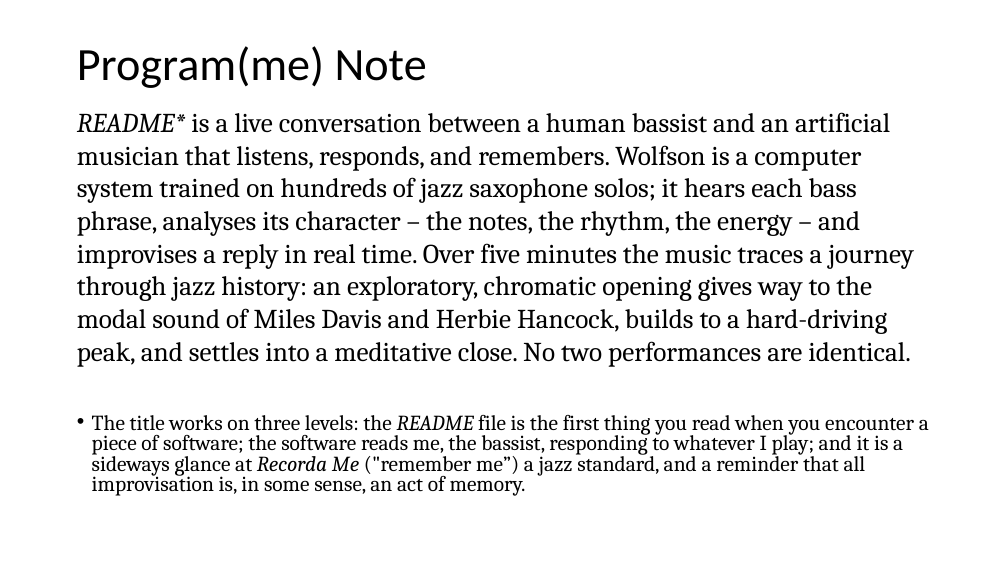
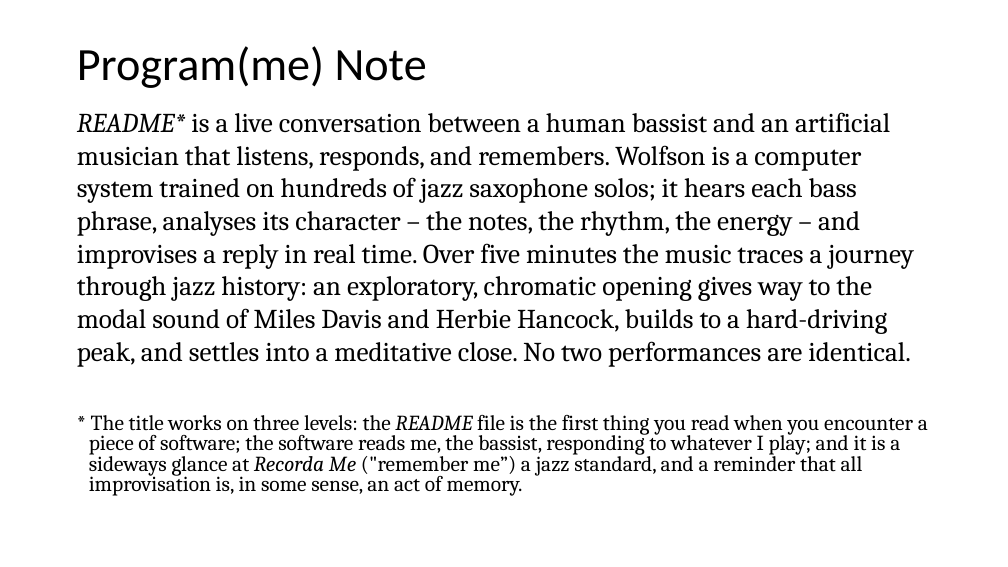
Before and after one commit to davidderoure/wolfson, a slide deck: slide 3 of docs/wolfson.pptx. Drawn at 1008x567 pixels with LibreOffice and Linux fonts; fonts in the diff are those of the drawing. Boxes give left, top, right and bottom in pixels: in the first picture for what was removed or moved away, otherwise in the second. Text is boxed around its words. In the diff, an @@ line names an element or a change of style, - is before the commit and + after.

```diff
--- a/docs/wolfson.pptx
+++ b/docs/wolfson.pptx
@@ text at (89, 415, 928, 496): text changed @@
-• The title works on three levels: the README file is the first thing you read when you encounter a piece of software; the software reads me, the bassist, responding to whatever I play; and it is a sideways glance at Recorda Me ("remember me”) a jazz standard, and a reminder that all improvisation is, in some sense, an act of memory.
+* The title works on three levels: the README file is the first thing you read when you encounter a piece of software; the software reads me, the bassist, responding to whatever I play; and it is a sideways glance at Recorda Me ("remember me”) a jazz standard, and a reminder that all improvisation is, in some sense, an act of memory.
```
Also in this commit, not shown: 4 other slides changed, 1 other file.
